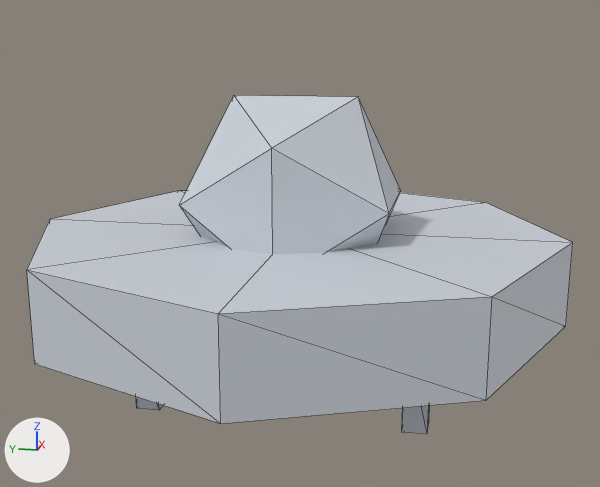
The glTF model public/studio/v2.15.0/d_ufo/model.glb: old version first, new version second.
Rendered twice from a camera (50 mm lens) standing at (-4.79, -0.99, 1.37) and looking at (-0.02, -0.03, 0.17). The lights are fixed; the arrows at lower left show +X, +Y and +Z. The older version comes first. Mesh edges are drawn as thin lines. Where no turn or scale is listed for an object, it has been applied to the vertices.

Names of what the first picture shows: 'part0', 'part1', 'part3' and 1 more.
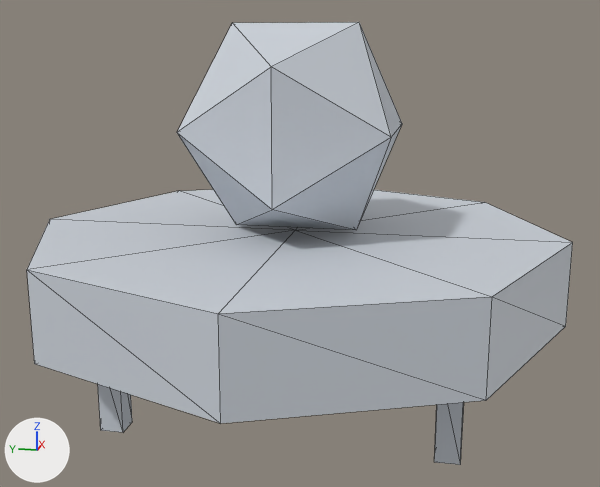
Boxes [x1, y1, x2, y2] around the edits, measured in the pictures (600 x 487 px):
'part1', moved: before [179, 95, 400, 254]; after [177, 22, 402, 230]
'part3', moved: before [136, 396, 163, 410]; after [98, 384, 132, 432]

What changed in the scene script:
```text
Change me_geometry_1:
    used by ob_part1; location = (0.0, 0.0, 0.0)
    remove me_geometry_1.from_pydata(...)  # 12 vertices, 20 faces; spans x -0.595..0.595, y -0.595..0.595, z -0.145..1.045
    add me_geometry_1.from_pydata(...)  # 12 vertices, 20 faces; spans x -0.595..0.595, y -0.595..0.595, z 0.266..1.457
    me_geometry_1 part 1: the whole mesh is moved by (0.0, 0.0, 0.411)
Change me_geometry_3:
    used by ob_part3; location = (0.0, 0.0, 0.0)
    remove me_geometry_3.from_pydata(...)  # 8 vertices, 12 faces; spans x -0.52..-0.38, y 0.709..0.849, z -0.75..-0.15
    add me_geometry_3.from_pydata(...)  # 8 vertices, 12 faces; spans x -0.627..-0.487, y 0.895..1.035, z -0.857..-0.257
    me_geometry_3 part 2: the whole mesh is moved by (-0.107, 0.186, -0.107)
```
